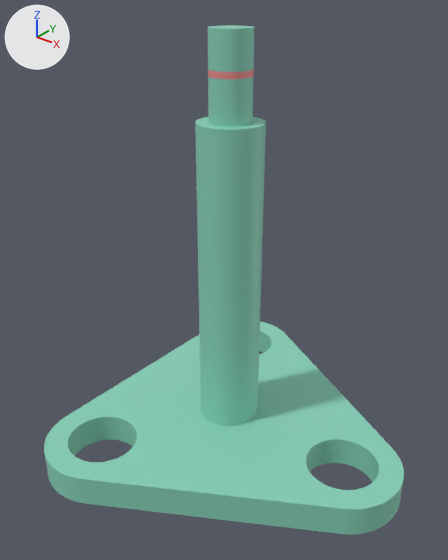
The glTF model docs/Additional CAD exercise/steps/ax_planetary_gears/step_13.glb: old version first, new version second.
The view is the same before and after, from a 50 mm lens placed at (44.0, -56.2, 70.1), pointed at (1.6, -3.1, 37.2). Arrows for +X, +Y and +Z are at upper left; the lights stay in place. The first picture is the older version. Vertices at exactly the same position are counted once.

Names of what the first picture shows: 'part__carrier', 'removed__carrier'.
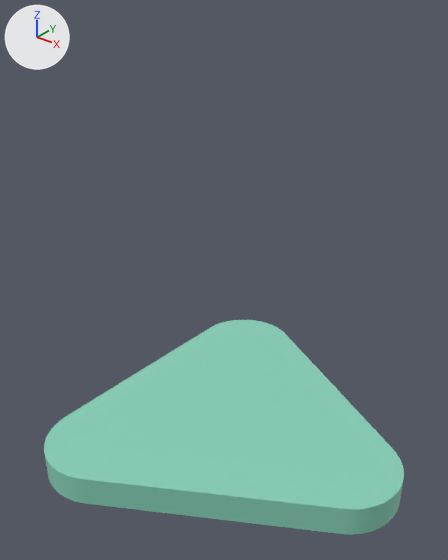
Boxes [x1, y1, x2, y2] around the edits, measured in the pictures (448 x 560 px):
'part__carrier', reshaped (58% shorter): before [44, 25, 404, 535]; after [44, 320, 404, 535]
'removed__carrier', deleted: before [208, 69, 254, 79]
part 1 of me_part__carrier, deleted (green): before [44, 25, 404, 509]

The change, as a list of edits to the scene's bpy script:
```text
Change me_part__carrier:
    used by ob_part__carrier; location = (0.0, 0.0, 0.0)
    remove me_part__carrier.from_pydata(...)  # 1014 vertices, 2036 faces; spans x -16.5..25.5, y -23.1..23.1, z 11.5..65.5
    add me_part__carrier.from_pydata(...)  # 132 vertices, 260 faces; spans x -16.5..25.5, y -23.1..23.1, z 11.5..15.5
    me_part__carrier part 1: 882 vertices removed from x -13.5..22.5, y -20.1..20.1, z 11.5..65.5
Remove ob_removed__carrier:
    ob_removed__carrier = bpy.data.objects.new('removed__carrier', me_removed__carrier)
    ob_removed__carrier.location = (0.0, 0.0, 0.0)
```
